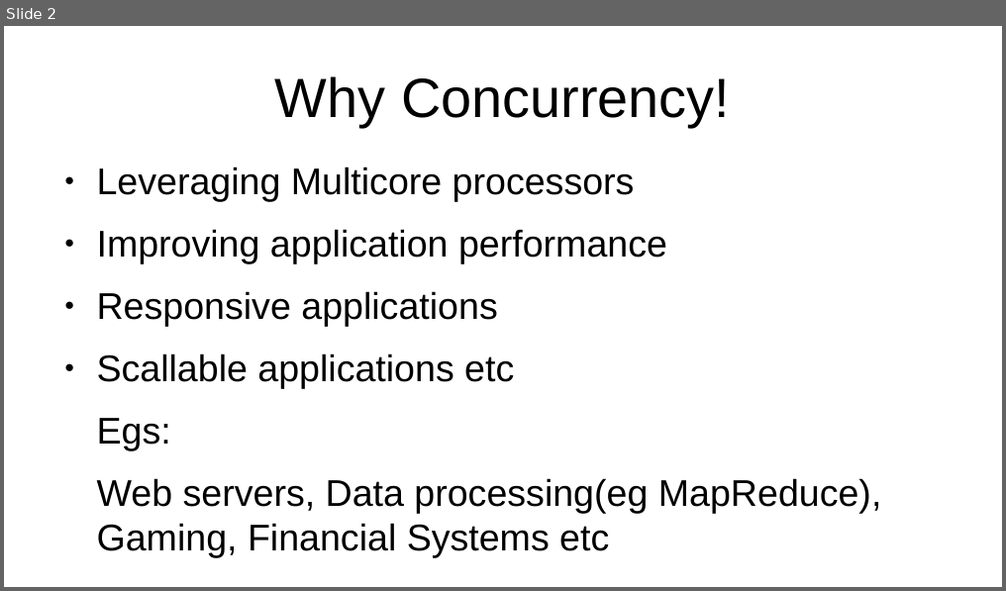
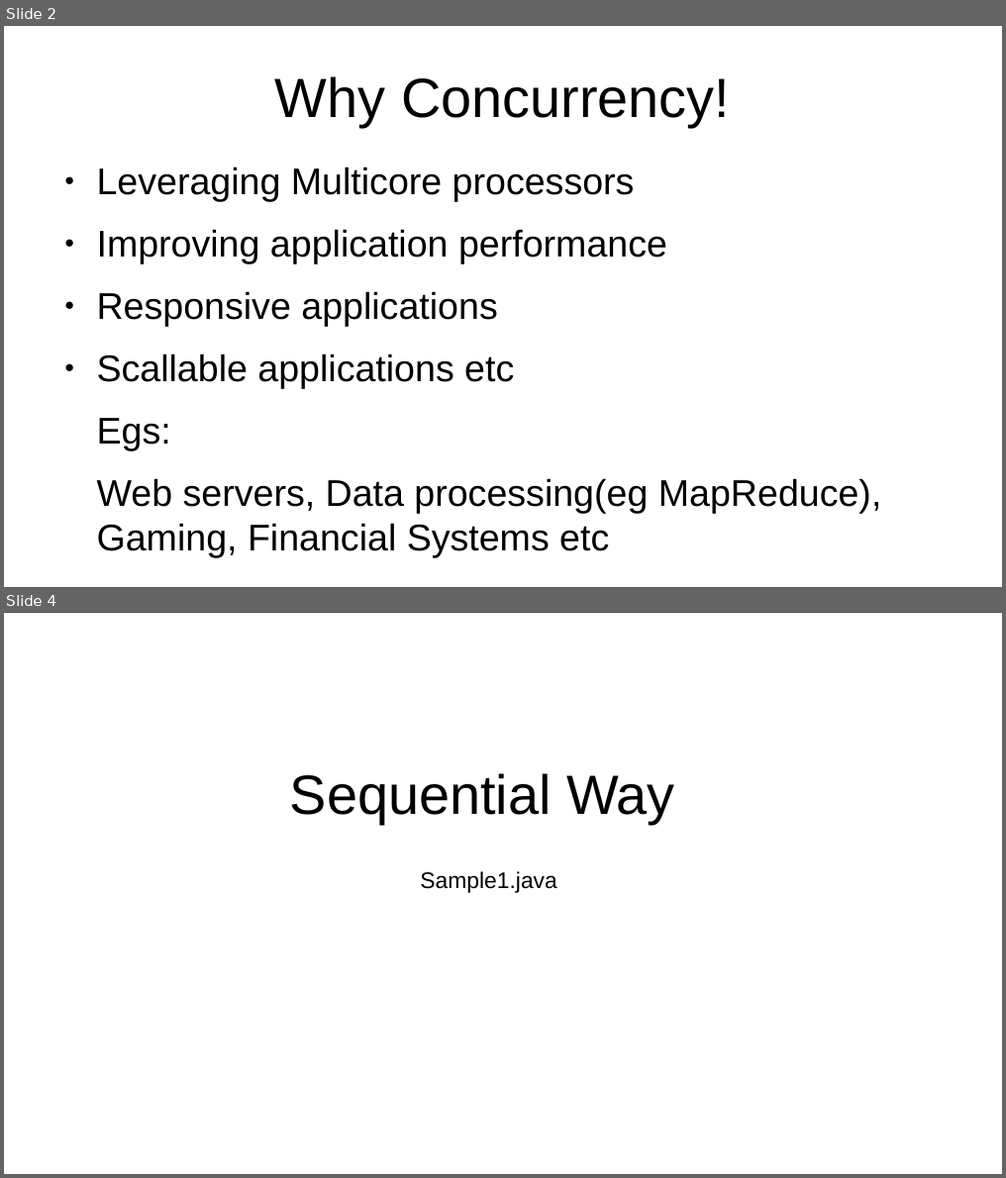
Before and after one commit to muchiri08/saf_concurency_prntn, a slide deck: JavaConcurrency.odp. Shown one above the other, each under a label of ours: slide 2 before the commit, slides 2 and 4 after it; the slides between them are not shown. The pictures are 1006x591 and 1006x1178 pixels, drawn with LibreOffice and Linux fonts; fonts in the diff are those of the drawing. Boxes give left, top, right and bottom in pixels: in the first picture for what was removed or moved away, otherwise in the second. Text is boxed around its words. In the diff, an @@ line names an element or a change of style, - is before the commit and + after.

```diff
--- a/JavaConcurrency.odp
+++ b/JavaConcurrency.odp
@@ slide 4 added at bbox=[4, 613, 1002, 1174], background #FFFFFF @@
@@ title added at bbox=[290, 773, 675, 824], 44 pt, text #000000 @@
+Sequential Way
@@ text added at bbox=[420, 871, 556, 893], 18 pt, text #000000 @@
+Sample1.java
```
Also in this commit, not shown: 11 other slides added, 4 other files.
